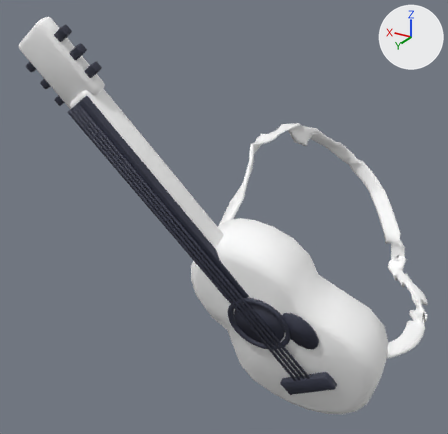
An edit to the Blender file assets/blender/avatars/shared/back/guitar.blend, drawn before and after from the same camera.
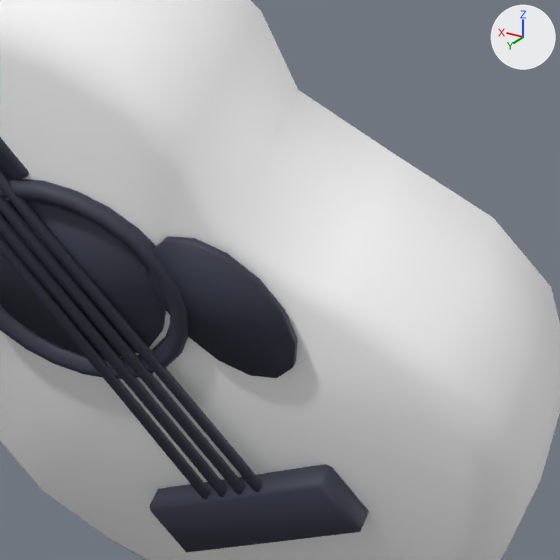
Each version is shown whole from a 50 mm lens placed at (-0.358, 0.943, 1.044), pointed at (0.141, 0.112, 0.629), then close up on the part from 54% to 86% of the width and 58% to 91% of the height. Lighting does not change. The marker at upper right points along +X, +Y and +Z. The last two pictures show the newer version.

The scene before the commit, as lines of its bpy script (objects in view):
```python
me_backguitar_body_female_mesh_023 = bpy.data.meshes.new('BackGuitar_Body_Female_Mesh.023')
me_backguitar_body_female_mesh_023.from_pydata(...)  # 254 vertices, 276 faces; spans x -0.174..0.3, y 0.125..0.378, z 0.368..0.968
me_backguitar_body_female_mesh_023.polygons.foreach_set('use_smooth', [True] * 276)
me_backguitar_body_female_mesh_023.materials.append(mat_backguitar_female_avataraccessorytint_001)  # white #ffffff
me_backguitar_detail_female_mesh_023 = bpy.data.meshes.new('BackGuitar_Detail_Female_Mesh.023')
me_backguitar_detail_female_mesh_023.from_pydata(...)  # 868 vertices, 838 faces; spans x -0.147..0.304, y 0.157..0.37, z 0.389..0.96
me_backguitar_detail_female_mesh_023.polygons.foreach_set('use_smooth', [True] * 838)
me_backguitar_detail_female_mesh_023.materials.append(mat_backguitar_female_avatardetail_001)  # dark blue #353849
ob_backguitar_body_female_master = bpy.data.objects.new('BackGuitar_Body_Female_Master', me_backguitar_body_female_mesh_023)
ob_backguitar_body_female_master.location = (0.0, 0.0, 0.0)
ob_backguitar_detail_female_master = bpy.data.objects.new('BackGuitar_Detail_Female_Master', me_backguitar_detail_female_mesh_023)
ob_backguitar_detail_female_master.location = (0.0, 0.0, 0.0)
```
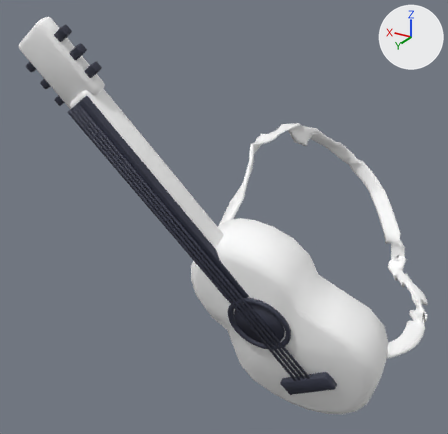
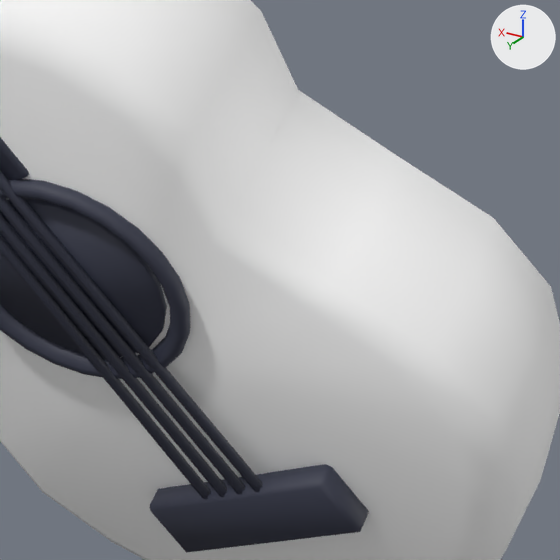
Scene script edits in JSON lines:
```json
{"block": "me_backguitar_detail_female_mesh_023", "where": "# used by ob_backguitar_detail_female_master; location = (0.0, 0.0, 0.0)"}
{"op": "remove", "block": "me_backguitar_detail_female_mesh_023", "code": "me_backguitar_detail_female_mesh_023.from_pydata(...)  # 868 vertices, 838 faces; spans x -0.147..0.304, y 0.157..0.37, z 0.389..0.96"}
{"op": "add", "block": "me_backguitar_detail_female_mesh_023", "code": "me_backguitar_detail_female_mesh_023.from_pydata(...)  # 840 vertices, 822 faces; spans x -0.147..0.304, y 0.157..0.37, z 0.389..0.96"}
{"block": "me_backguitar_detail_female_mesh_023", "change": "me_backguitar_detail_female_mesh_023 part 1: the loose piece of 28 vertices spanning x -0.098..-0.043, y 0.25..0.272, z 0.526..0.588 is deleted"}
```

Location of each change, [x1, y1, x2, y2] in pixels of the close-ups (560 x 560 px):
```json
{"part": 1, "of": "me_backguitar_detail_female_mesh_023", "change": "deleted", "before": [149, 237, 298, 378]}
```
